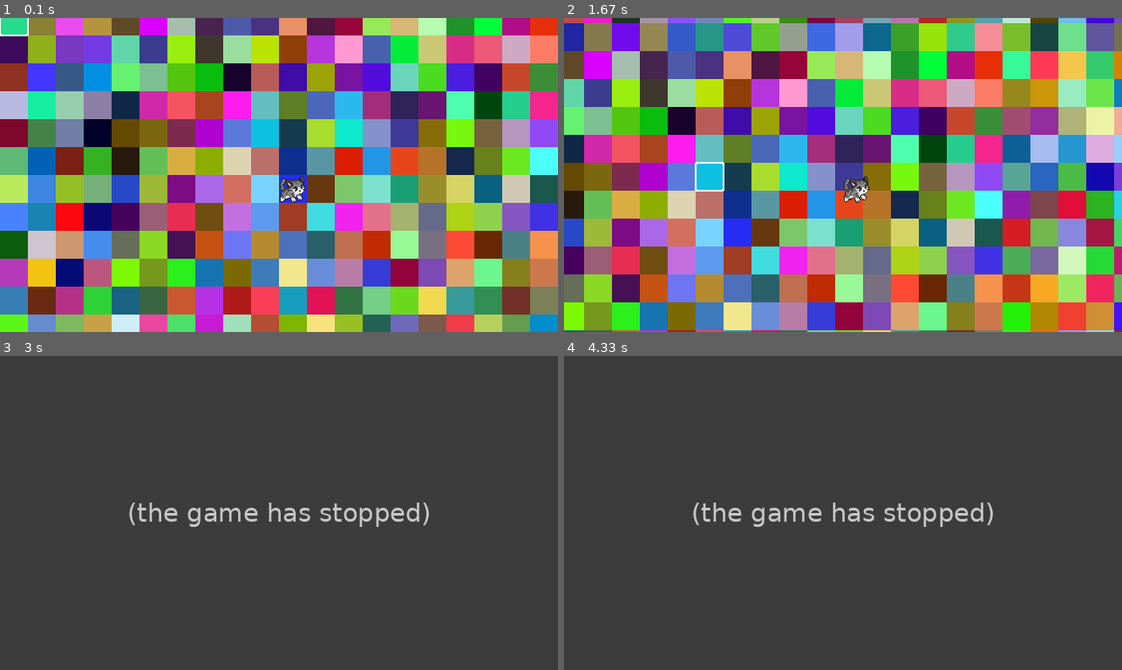
Above: before the commit, frames 1-4 (two rows, left to right).
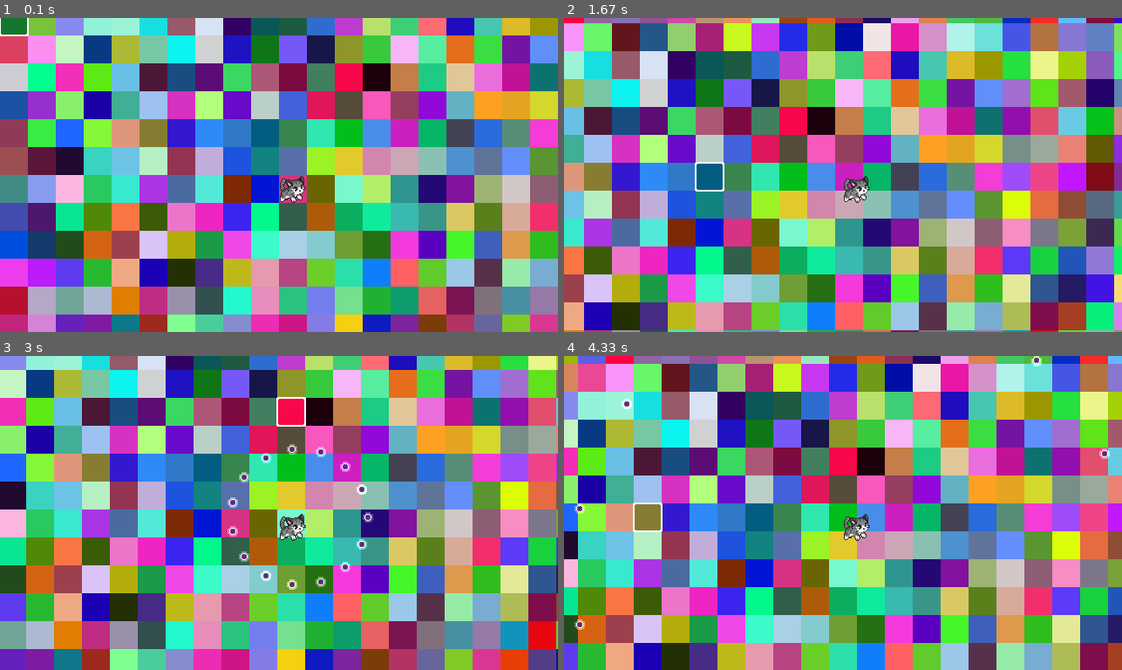
Above: after the commit, the same moments.

Repository: Eg-Nickname/PyGameChunkSystem
Game: pygame game, started from main.py
Same seed, same stepped clock (60 frames per second), same inputs: the game is played once before the commit and once after it.
Inputs (mouse positions are in pixels of both pictures, inside the frame that each line leads up to):
- Up to frame 1 (0.1 s): no input
- Up to frame 2 (1.67 s): hold D 0.33-0.8 s; move the mouse to (820, 187) at 0.37 s; hold W 0.83-1.13 s; move the mouse to (1021, 165) at 0.87 s; hold D 1.17-1.63 s; move the mouse to (709, 178) at 1.2 s
- Up to frame 3 (3 s): hold A 1.67-2.2 s; move the mouse to (106, 465) at 1.7 s; hold S 2.23-2.53 s; move the mouse to (362, 403) at 2.27 s; tap V at 2.57 s; hold A from 2.9 s (still down); move the mouse to (290, 406) at 2.93 s
- Up to frame 4 (4.33 s): tap V at 3.05 s; release A at 3.3 s; hold W 3.33-3.7 s; move the mouse to (709, 450) at 3.37 s; hold D from 3.73 s (still down); move the mouse to (642, 503) at 3.77 s

The runs differ from the first frame. In frame 1, 99% of the frame differs, in the area x 0-100%, y 0-100%; in frame 2, 99%; in frame 3, 99%; in frame 4, 100%.
Error before the commit: KeyError: <Surface(12x12x32 SW)> (main.py line 35); the game stopped at 2.57 s (later frames are placeholders)

Commit message:
Chunk system before noise

Diff:
--- a/chunks.py
+++ b/chunks.py
@@ -3,10 +3,9 @@
 import pickle
 
 from settings import *
-
 class Tile():
-    def __init__(self):
-        self.color = (random.randint(0,255), random.randint(0,255), random.randint(0,255))
+    def __init__(self, color=None):
+        self.color = color or (random.randint(0,255), random.randint(0,255), random.randint(0,255))
 
 class Chunks():
     def __init__(self):
@@ -31,9 +30,11 @@
             for idx in range(CHUNK_SIZE):
                 row.append(Tile())
             generated_chunk.append(row)
+            # generated_chunk = world_generate_chunk()
         self.chunks[chunk_index] = generated_chunk
 
-    def load_chunk(self, chunk_index):
+    def load_chunk(self, current_chunk_x, current_chunk_y):
+        chunk_index = str(current_chunk_x)+";"+str(current_chunk_y)
         try:
             loaded_chunk = self.chunks[chunk_index]
         except:
@@ -47,7 +48,7 @@
             current_chunk_y = chy+PLAYER_CHUNK[1]-1
             for chx in range(3):
                 current_chunk_x = chx+PLAYER_CHUNK[0]-1
-                render_chunk = self.load_chunk(str(current_chunk_x)+";"+str(current_chunk_y))
+                render_chunk = self.load_chunk(current_chunk_x, current_chunk_y)
 
                 for idy in range(CHUNK_SIZE):
                     top_y = (TILE_SIZE * idy + (current_chunk_y) * TILE_SIZE * CHUNK_SIZE) - OFFSET[1]
--- a/main.py
+++ b/main.py
@@ -32,7 +32,7 @@
     chunks.render_chunk(screen, PLAYER_CHUNK, (OFFSET_X, OFFSET_Y))
 
     for particle in particles:
-        screen.blit(graphics[particle_light], (particle.pos_x-OFFSET_X-2, particle.pos_y-OFFSET_Y-2), special_flags=BLEND_RGB_ADD)
+        screen.blit(particle_light, (particle.pos_x-OFFSET_X-2, particle.pos_y-OFFSET_Y-2), special_flags=BLEND_RGB_ADD)
         screen.blit(particle.image, (particle.pos_x-OFFSET_X, particle.pos_y-OFFSET_Y))
 
     # Render graphic on top of tile that cursor is on top of
--- /dev/null
+++ b/worldgen.py
@@ -0,0 +1,38 @@
+import opensimplex as simplex
+import random
+
+elevation_noise_seed = 1234
+moisture_noise_seed = 4321
+simplex.seed(elevation_noise_seed)
+
+from settings import *
+
+class Tile():
+    def __init__(self, color=None):
+        self.color = color or (random.randint(0,255), random.randint(0,255), random.randint(0,255))
+
+# def elevation_noise(tile_index_x, tile_index_y):
+#     simplex.seed(elevation_noise_seed)
+#     return simplex.noise2(tile_index_x, tile_index_y)
+
+# def moisture_noise(tile_index_x, tile_index_y):
+#     simplex.seed(moisture_noise_seed)
+#     return simplex.noise2(tile_index_x, tile_index_y)
+
+
+
+def world_generate_chunk(current_chunk_x, current_chunk_y):
+        generated_chunk = []
+        chunk_top_left = (current_chunk_x*CHUNK_SIZE,current_chunk_y*CHUNK_SIZE)
+        for idy in range(CHUNK_SIZE):
+            row = []
+            tile_top_left_y = (chunk_top_left[1]+idy)/100
+            for idx in range(CHUNK_SIZE):
+                tile_top_left_x = (chunk_top_left[0]+idx)/100
+                noise = simplex.noise2(tile_top_left_x, tile_top_left_y)
+                if noise>0:
+                    row.append(Tile((0,255,0)))
+                else:
+                    row.append(Tile((0,0,255)))
+            generated_chunk.append(row)
+        return generated_chunk
Binary file removed: map.save
